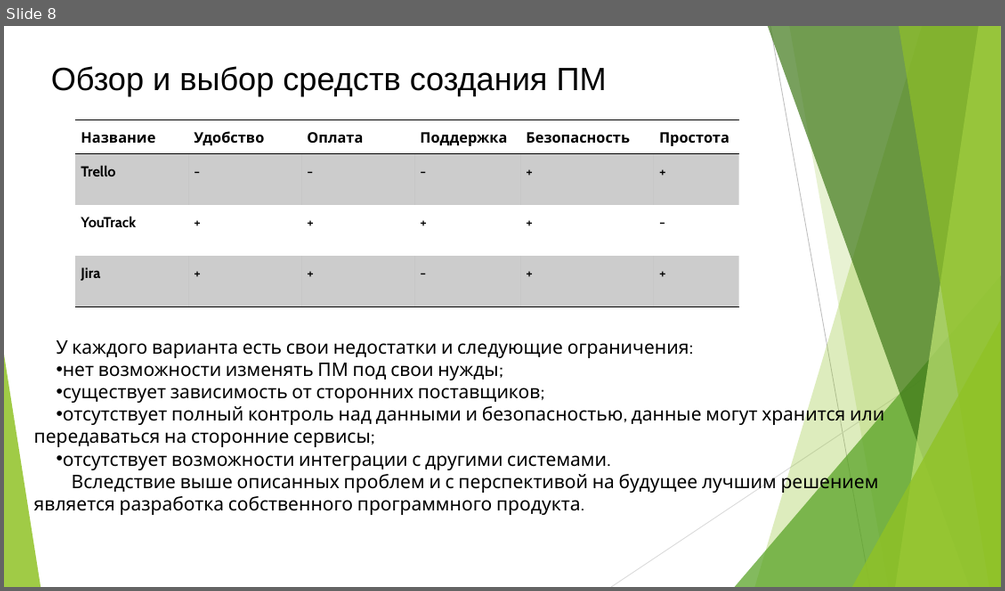
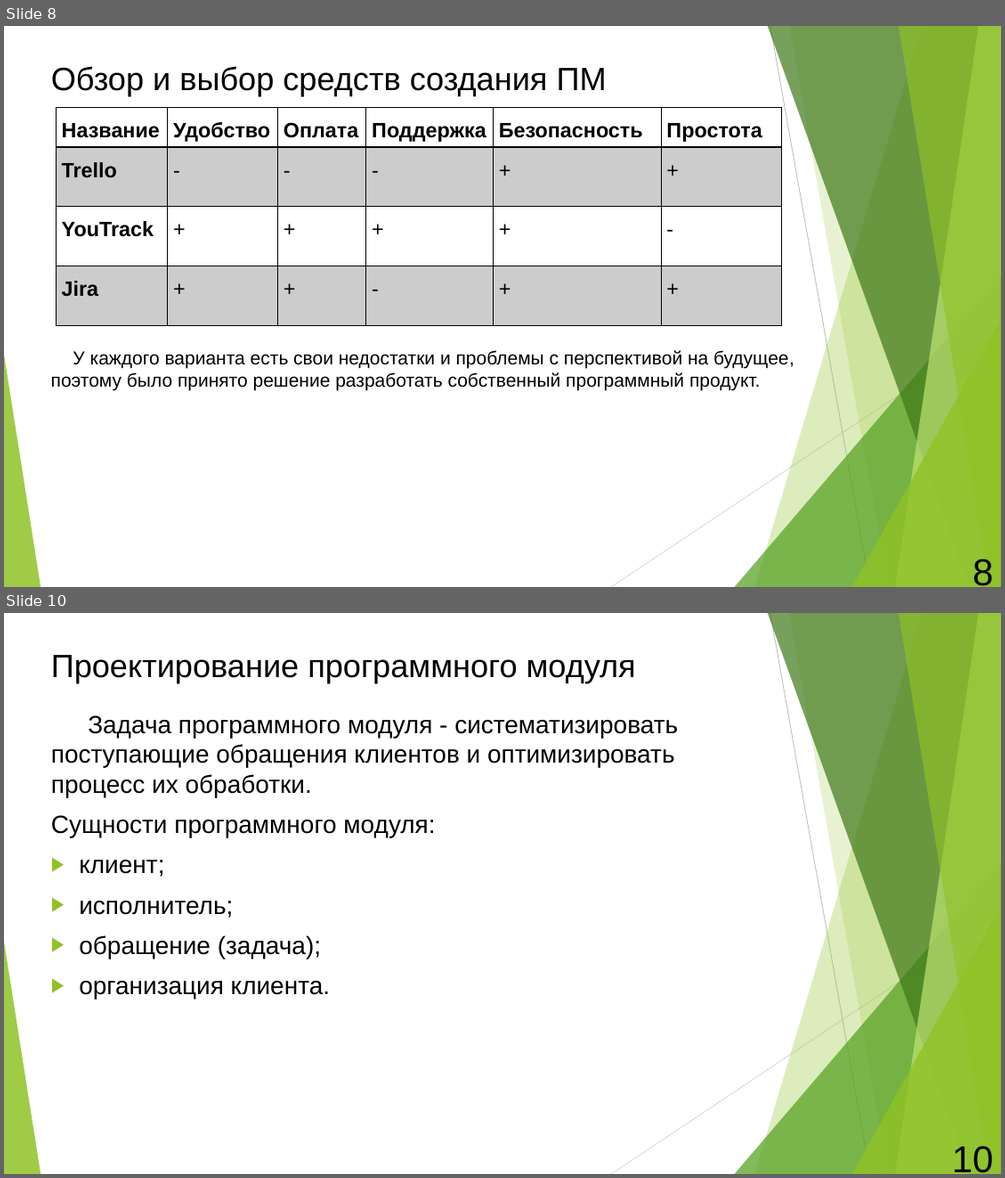
Before and after one commit to semenovMaksWeb/biti, a slide deck: ДИПЛОМ/ДИПЛОМ.2.0/Призентация.pptx. Shown one above the other, each under a label of ours: slide 8 before the commit, slides 8 and 10 after it; the slides between them are not shown. The pictures are 1005x591 and 1005x1178 pixels, drawn with LibreOffice and Linux fonts; fonts in the diff are those of the drawing. Boxes give left, top, right and bottom in pixels: in the first picture for what was removed or moved away, otherwise in the second. Text is boxed around its words. In the diff, an @@ line names an element or a change of style, - is before the commit and + after.

```diff
--- a/ДИПЛОМ/ДИПЛОМ.2.0/Призентация.pptx
+++ b/ДИПЛОМ/ДИПЛОМ.2.0/Призентация.pptx
@@ slide 10 added at [4, 613, 1001, 1174], background #FFFFFF; not listed: 10 template elements that a slide beside it also shows @@
@@ title added at [51, 655, 636, 682], 31 pt, text #000000 @@
+Проектирование программного модуля
@@ text added at [51, 715, 678, 998], 24 pt, text #000000 @@
+Задача программного модуля - систематизировать поступающие обращения клиентов и оптимизировать процесс их обработки.
+Сущности программного модуля:
+▶ клиент;
+▶ исполнитель;
+▶ обращение (задача);
+▶ организация клиента.
@@ page number added at [952, 1145, 994, 1173], 36 pt, text #000000 @@
+10
@@ slide 8 changed as well @@
@@ table at [56, 108, 782, 326] @@
@@ size 14 to 20 pt, font Cabin to Arial @@
@@ borders changed @@
@@ table: place and size @@
-table at [75, 120, 738, 307]
+table at [56, 108, 782, 326]
@@ text at [51, 350, 794, 391]: text changed; font Cabin to Arial @@
-У каждого варианта есть свои недостатки и следующие ограничения:
-  • нет возможности изменять ПМ под свои нужды;
-  • существует зависимость от сторонних поставщиков;
-  • отсутствует полный контроль над данными и безопасностью, данные могут хранится или передаваться на сторонние сервисы;
-  • отсутствует возможности интеграции с другими системами.
-Вследствие выше описанных проблем и с перспективой на будущее лучшим решением является разработка собственного программного продукта.
+У каждого варианта есть свои недостатки и проблемы с перспективой на будущее,
+поэтому было принято решение разработать собственный программный продукт.
@@ page number added at [972, 558, 993, 586], 36 pt, text #000000 @@
+8
```
Also in this commit, not shown: 7 other slides changed, 9 other slides added, 1 other file.
